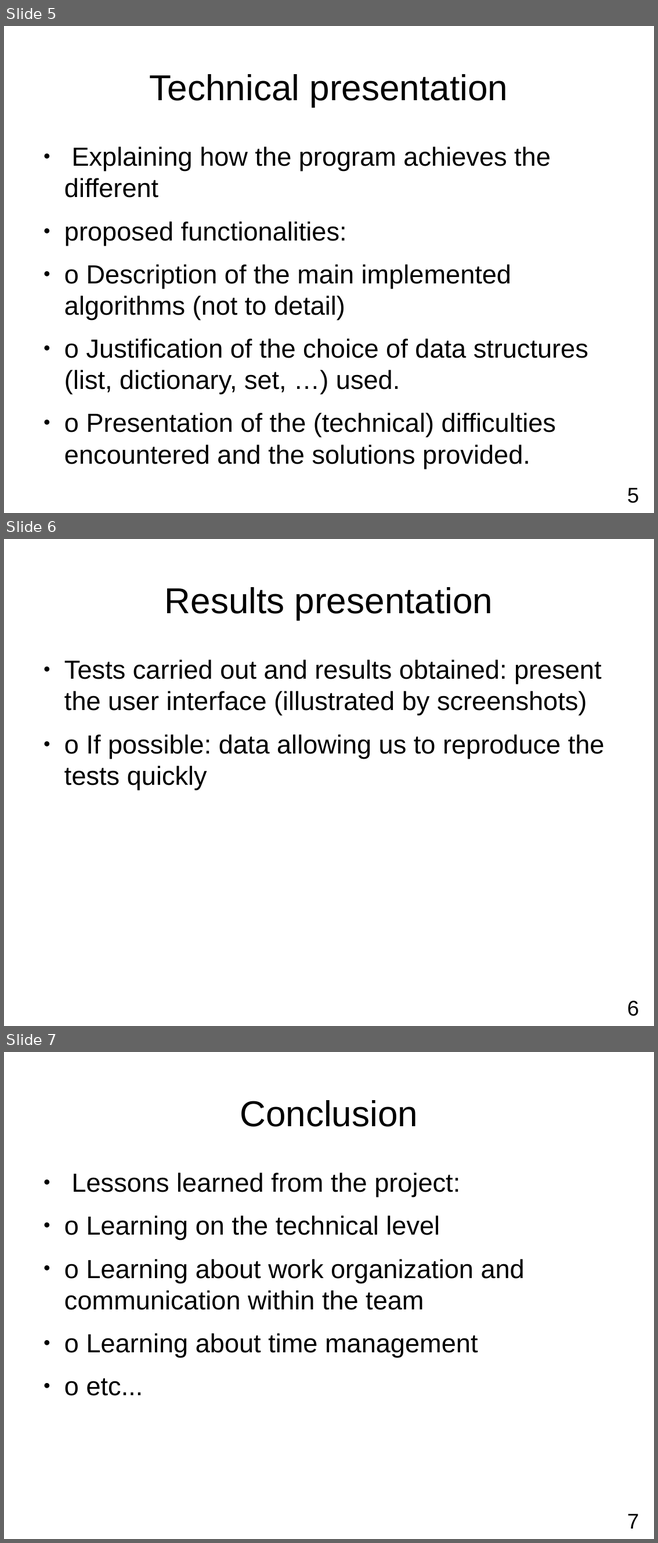
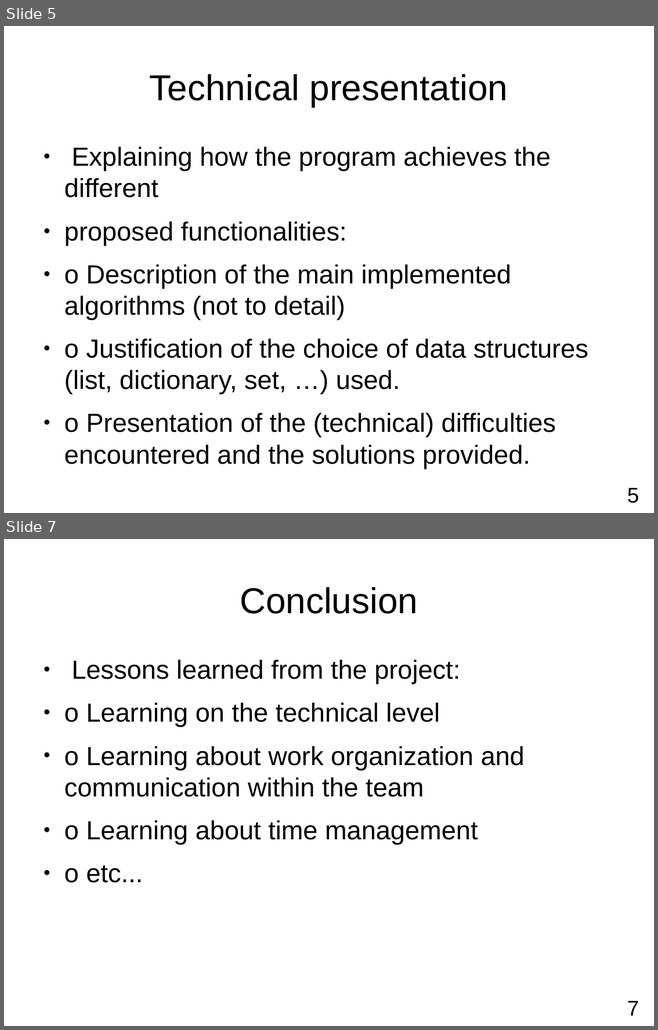
Before and after one commit to Miner205/pychatbot-DONNAT-LEMONT-int1, a slide deck: The report.odp. Shown one above the other, each under a label of ours: slides 5, 6 and 7 before the commit, slides 5 and 7 after it; the slides between them are not shown. The pictures are 658x1543 and 658x1030 pixels, drawn with LibreOffice and Linux fonts; fonts in the diff are those of the drawing. Boxes give left, top, right and bottom in pixels: in the first picture for what was removed or moved away, otherwise in the second. Text is boxed around its words. In the diff, an @@ line names an element or a change of style, - is before the commit and + after.

```diff
--- a/The report.odp
+++ b/The report.odp
@@ slide 6 removed at (x1=4, y1=539, x2=654, y2=1026), background #FFFFFF @@
@@ title removed at (x1=165, y1=587, x2=492, y2=620) @@
-Results presentation
@@ text removed at (x1=64, y1=660, x2=604, y2=790) @@
-● Tests carried out and results obtained: present the user interface (illustrated by screenshots)
-● o If possible: data allowing us to reproduce the tests quickly
@@ text removed at (x1=627, y1=1001, x2=639, y2=1016) @@
-6
```
Also in this commit, not shown: 1 slide added, 2 other files.
